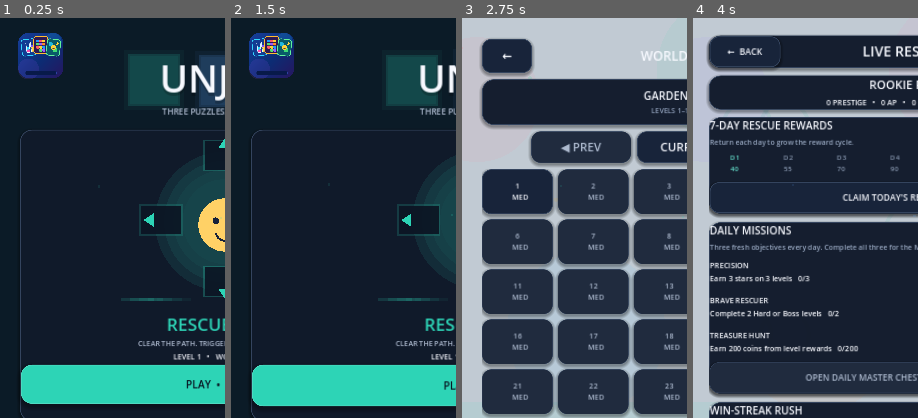
Above: before the commit, frames 1-4 (left to right).
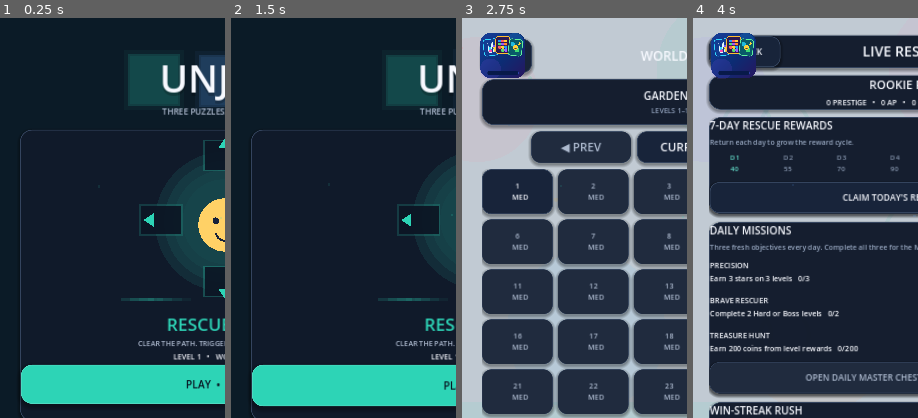
Above: after the commit, the same moments.

Repository: eghosa001/unjam
Game: Godot game, scene res://scenes/Main.tscn
The game is run twice, just before and just after one commit, with the same random seed, the same clock (stepped at 60 frames per second) and the same inputs.
Inputs:
- Up to frame 1 (0.25 s): no input
- Up to frame 2 (1.5 s): click "PLAY • LEVEL 1" at 0.5 s; click "PLAY • LEVEL 1" at 1.25 s
- Up to frame 3 (2.75 s): click "PLAY LEVEL 1" at 2 s
- Up to frame 4 (4 s): click "NEXT ▶" at 2.75 s; click "LIVE 0 ◆" at 3.5 s
The pictures show only the part of the screen within x 0-50%, y 0-50%; the shares and areas given below are measured in that part.

The runs differ from the first frame. In frame 1, 2.2% of the frame differs, in the area x 8-28%, y 3-16%; in frame 2, 2.2%; in frame 3, 2.0%; in frame 4, 2.1%.

Commit message:
Remove duplicate logo from premium home

Diff:
--- a/scenes/Main.tscn
+++ b/scenes/Main.tscn
@@ -1,10 +1,11 @@
-[gd_scene load_steps=6 format=3]
+[gd_scene load_steps=7 format=3]
 
 [ext_resource path="res://scripts/ui/robust_main.gd" type="Script" id="1"]
 [ext_resource path="res://scripts/ui/ui_touch_enhancer.gd" type="Script" id="2"]
 [ext_resource path="res://scripts/ui/monetization_hub.gd" type="Script" id="3"]
 [ext_resource path="res://scripts/ui/ux_shell.gd" type="Script" id="4"]
 [ext_resource path="res://scripts/ui/premium_home_overhaul.gd" type="Script" id="5"]
+[ext_resource path="res://scripts/ui/home_shell_cleanup.gd" type="Script" id="6"]
 
 [node name="Main" type="Control"]
 layout_mode = 3
@@ -34,3 +35,6 @@
 mouse_filter = 2
 z_index = 40
 script = ExtResource("5")
+
+[node name="HomeShellCleanup" type="Node" parent="."]
+script = ExtResource("6")
